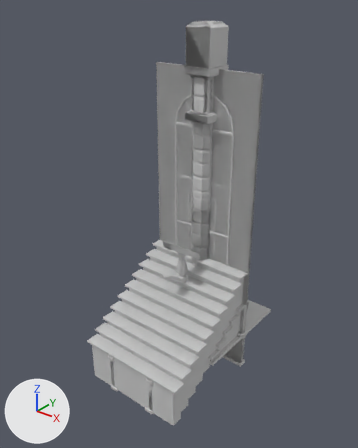
An edit to the FBX model Assets/Resources/CreVox/ArtResources/B02/FBX/B02.FBX, drawn before and after from the same camera.
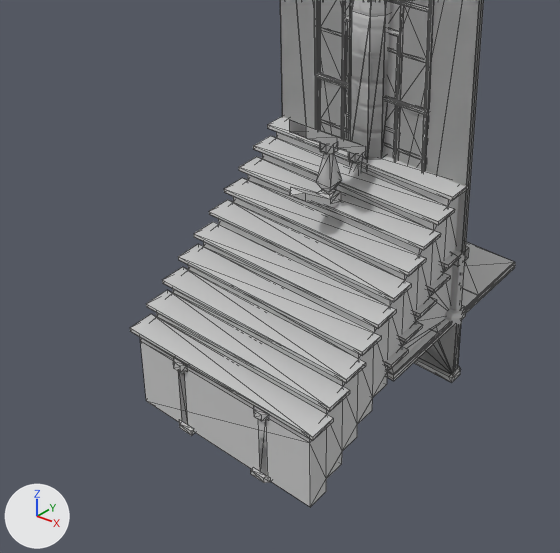
Each version is shown whole from a camera (50 mm lens) standing at (7.02, -9.8, 8.78) and looking at (-0.09, -0.91, 3.26), then close up on the part from 7% to 82% of the width and 41% to 100% of the height. Arrows for +X, +Y and +Z are at lower left; the lights stay in place. The close-ups show mesh edges as thin lines. Objects named as collision shapes, trigger or cutter boxes, shadow casters or lower levels of detail are left out. Where no turn or scale is listed for an object, it has been applied to the vertices. Vertices at the same position are counted once.

Before the edit, the objects in view are built like this:
```python
me_mesh_007 = bpy.data.meshes.new('Mesh.007')
me_mesh_007.from_pydata(...)  # 164 vertices, 264 faces; spans x -1.5..1.5, y -3.07..0.0, z -1.0..2.0
me_mesh_007.materials.append(mat_b02)  # its picture is missing
me_mesh_021 = bpy.data.meshes.new('Mesh.021')
me_mesh_021.from_pydata(...)  # 56 vertices, 108 faces; spans x -1.5..1.5, y -1.5..1.5, z -0.09..0.01
me_mesh_021.materials.append(mat_b02)  # its picture is missing
# before: 0 (-1.5, -1.5, -0.09), 1 (1.5, 1.5, -0.09) at pixel (514, 267), 2 (1.5, -1.5, -0.09) at pixel (393, 381), 7 (-1.5, 1.5, -0.09)
me_mesh_022 = bpy.data.meshes.new('Mesh.022')
me_mesh_022.from_pydata(...)  # a box spanning x -1.5..1.5, y -1.5..1.5, z -0.05..0.0
me_mesh_022.materials.append(mat_b02)  # its picture is missing
me_mesh_023 = bpy.data.meshes.new('Mesh.023')
me_mesh_023.from_pydata(...)  # 80 vertices, 68 faces; spans x -1.6..1.6, y -0.2..0.11, z -0.06..1.01
me_mesh_023.materials.append(mat_b02)  # its picture is missing
ob_b02a_giccum001 = bpy.data.objects.new('B02a_GiCcUm001', me_mesh_021)
ob_b02a_giccum001.location = (0.0, 0.0, 0.0)
ob_b02a_grcpwm001 = bpy.data.objects.new('B02a_GrCpWm001', me_mesh_022)
ob_b02a_grcpwm001.location = (0.0, 0.0, 0.0)
ob_b02a_grepwm001 = bpy.data.objects.new('B02a_GrEpWm001', me_mesh_023)
ob_b02a_grepwm001.location = (0.0, 0.0, 0.0)
ob_b02a_sicpwm001 = bpy.data.objects.new('B02a_SiCpWm001', me_mesh_007)
ob_b02a_sicpwm001.location = (0.0, 0.0, 0.0)
# also in view: 'B02a_SrCpWm001' at (0.0, -0.78, 0.47); 'B02a_SiEbWm001' at (0.0, 0.0, 1.7); 'B02a_GiEcWm003' at (0.0, -0.05, 3.0); 'B02a_GiEcWm001' at (0.0, -0.03, 3.0); 'B02a_GiVcMm001' at (0.0, 0.0, 4.0)
```
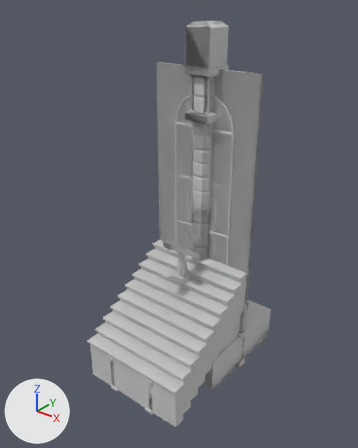
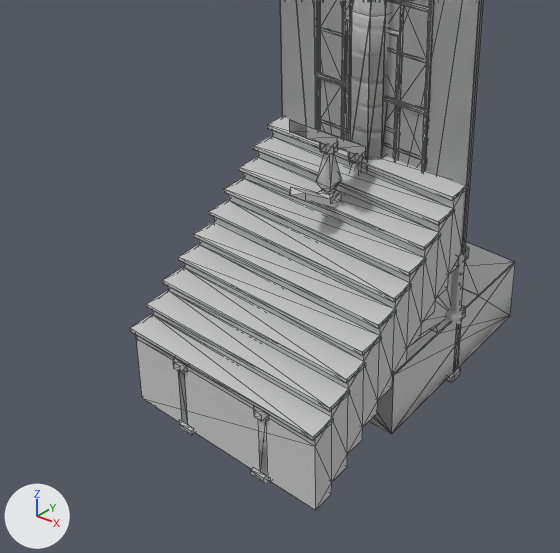
Pixel boxes (x1, y1, x2, y2) of what changed, in the close-ups (560 x 553 px; the box of a moved part takes in the faces that stretch with it):
```json
{"object": "B02a_SiCpWm001", "change": "reshaped", "before": [130, 116, 468, 507], "after": [130, 116, 468, 510]}
{"object": "B02a_GiCcUm001", "change": "reshaped", "before": [387, 242, 515, 381], "after": [370, 242, 515, 434]}
{"object": "B02a_GrCpWm001", "change": "mesh rescaled", "after": [370, 279, 514, 433], "on screen": "not visible before"}
{"part": 1, "of": "me_mesh_021", "change": "moved or reshaped", "before": [387, 263, 515, 381], "after": [370, 263, 515, 434]}
{"part": 2, "of": "me_mesh_007", "change": "moved or reshaped", "before": [140, 132, 459, 507], "after": [136, 130, 466, 510]}
{"object": "B02a_SrCpWm001", "change": "unchanged, covered by the edit", "before": [384, 253, 460, 371], "after": [407, 273, 452, 353]}
```

Edits to the scene script, one JSON object a line:
```json
{"block": "me_mesh_007", "where": "me_mesh_007.from_pydata(...)  # 164 vertices, 264 faces; spans x -1.5..1.5, y -3.07..0.0, z -1.0..2.0"}
{"block": "me_mesh_007", "where": "# used by ob_b02a_sicpwm001; location = (0.0, 0.0, 0.0)"}
{"block": "me_mesh_007", "change": "me_mesh_007 part 2: the loose piece of 84 vertices spanning x -1.4..1.4, y -3.0..0.0, z -1.0..2.0 is scaled about its middle by (1.05, 1, 1)"}
{"block": "me_mesh_021", "where": "me_mesh_021.from_pydata(...)  # 56 vertices, 108 faces; spans x -1.5..1.5, y -1.5..1.5, z -0.09..0.01"}
{"block": "me_mesh_021", "where": "# used by ob_b02a_giccum001; location = (0.0, 0.0, 0.0)"}
{"block": "me_mesh_021", "change": "me_mesh_021 part 1"}
{"op": "add", "block": "me_mesh_021", "code": "for i in [0, 1, 2, 7]: me_mesh_021.vertices[i].co += Vector((0.0, 0.0, -0.86))"}
{"block": "me_mesh_022", "where": "me_mesh_022.from_pydata(...)  # 8 vertices, 12 faces; spans x -1.5..1.5, y -1.5..1.5, z -0.05..0.0"}
{"block": "me_mesh_022", "where": "# used by ob_b02a_grcpwm001; location = (0.0, 0.0, 0.0)"}
{"block": "me_mesh_022", "change": "me_mesh_022 part 3: the whole mesh is scaled about the mesh origin by (1, 1, 19)"}
```
